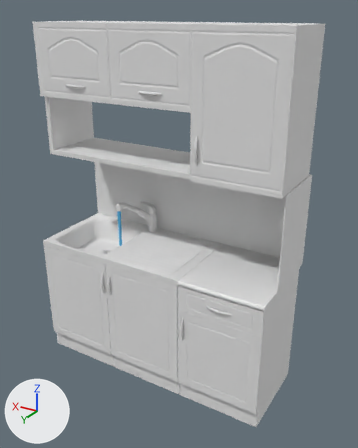
An edit to the FBX model care-up/Assets/_Models/MedicationSafetyInterior/KitchenSet.fbx, drawn before and after from the same camera.
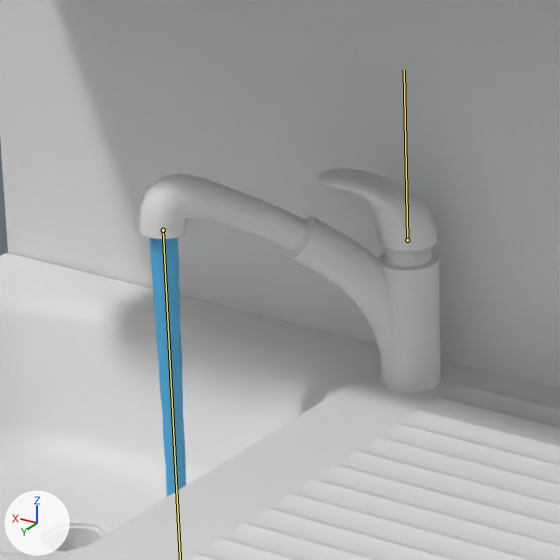
Each version is shown whole from a 50 mm camera at (-2.214, 2.639, 1.154) aimed at (-0.642, 0.02, -0.156), then close up on the part from 27% to 48% of the width and 40% to 57% of the height. Arrows for +X, +Y and +Z are at lower left; the lights stay in place. The bones that change are drawn over the model as lines in the close-ups.

Objects in the first close-up: 'Circle', 'Cube.011', 'Tap.001', 'TilesPart'.
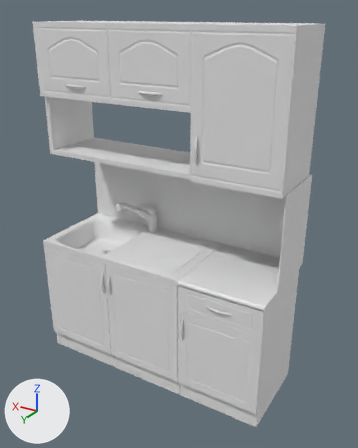
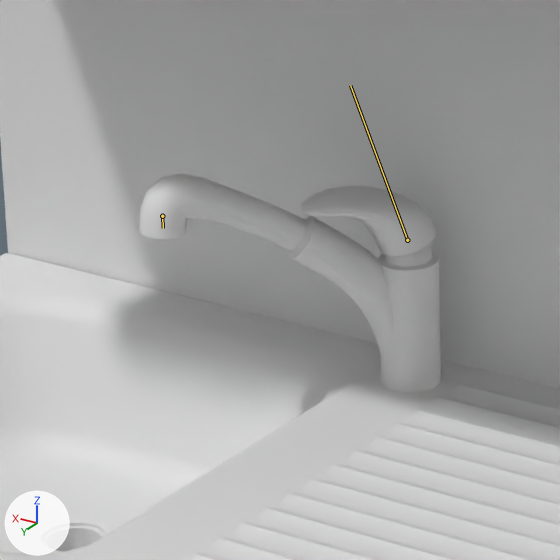
The newer file adds an action. The first version stands in its rest pose; the second is drawn at frame 1 of the action 'Armature|sink_open2_1_for_OstomyCare_L_Lib.002'.

What differs and where, as boxes (x1, y1, x2, y2) in the close-ups (560 x 560 px):
'Tap.001', posed: before (139, 168, 441, 392); after (139, 173, 441, 392)
'Circle', posed (not visible afterwards): before (150, 237, 186, 497)
bone 'cr', root to tip: before (407, 240) to (404, 70); after (407, 240) to (350, 85)

The edits, one by one:
Bone 'cr' (bone_cr) turns from (0, 0, 0) to (-18, 0, 0) degrees about its own x, y and z.
Bone 'water' (bone_water) moves from (0.0, 0.0, 0.0) to (0.0, -0.011, 0.0).
Bone 'water' (bone_water) is rescaled from (1.0, 1.0, 1.0) to (1.0, 0.03, 1.0).
